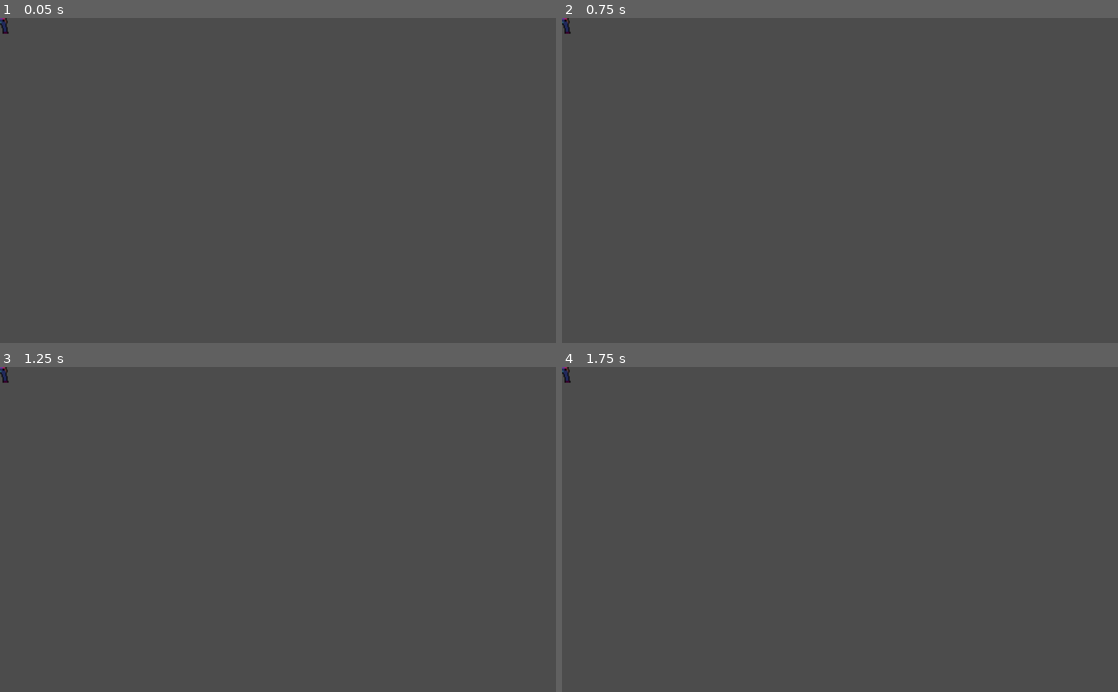
Above: before the commit, frames 1-4 (two rows, left to right).
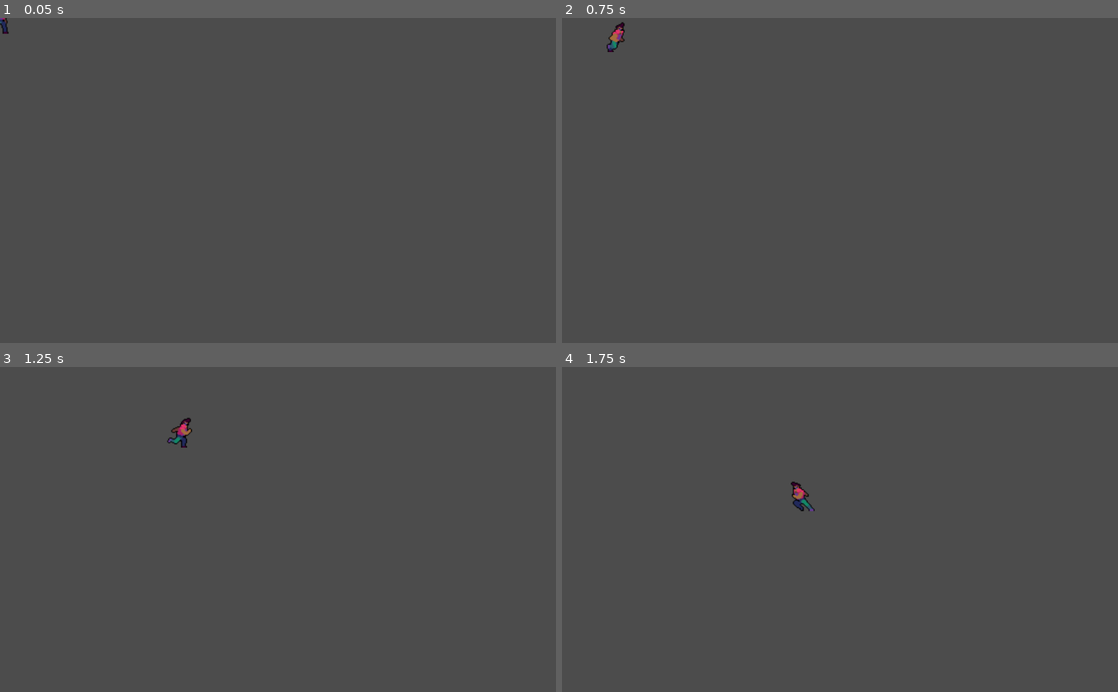
Above: after the commit, the same moments.

Repository: nicholso24/Keyboard-Warrior
Game: Godot game, scene res://Player.tscn
The game is run twice, just before and just after one commit, with the same random seed, the same clock (stepped at 60 frames per second) and the same inputs. This scene is started directly instead of the project's main scene.
Inputs (mouse positions are in pixels of both pictures, inside the frame that each line leads up to):
- Up to frame 1 (0.05 s): no input
- Up to frame 2 (0.75 s): move the mouse to (962, 164) at 0.52 s; press the mouse at (962, 164) at 0.53 s; hold Right (ui_right) from 0.53 s (still down)
- Up to frame 3 (1.25 s): keep holding Right (ui_right)
- Up to frame 4 (1.75 s): move the mouse to (728, 545) at 1.27 s; release Right (ui_right) at 1.28 s; release the mouse at (728, 545) at 1.28 s; hold Down (ui_down) from 1.28 s (still down); tap A (a_key) at 1.35 s; click (728, 545) at 1.55 s

Frame 1 is identical in both runs. In frame 2, 0.2% of the frame differs, in the area x 0-12%, y 0-11%; in frame 3, 0.3%, in the area x 0-35%, y 0-25%; in frame 4, 0.3%.
Error before the commit: Parse Error: The identifier "player" isn't declared in the current scope. (res://Player.gd:34)

Commit message:
Revert "added start/endgame"

Diff:
--- a/Keyboard Warrior/Enemy.tscn
+++ b/Keyboard Warrior/Enemy.tscn
@@ -4,9 +4,10 @@
 [ext_resource path="res://Mob.gd" type="Script" id=2]
 
 [sub_resource type="RectangleShape2D" id=1]
-extents = Vector2( 19, 16 )
+extents = Vector2( 19.5, 16 )
 
-[node name="Mob" type="KinematicBody2D" groups=["mobs"]]
+[node name="Mob" type="KinematicBody2D"]
+collision_layer = 0
 script = ExtResource( 2 )
 
 [node name="Sprite" type="Sprite" parent="."]
@@ -14,4 +15,5 @@
 texture = ExtResource( 1 )
 
 [node name="CollisionShape2D" type="CollisionShape2D" parent="."]
+position = Vector2( -0.5, 0 )
 shape = SubResource( 1 )
--- a/Keyboard Warrior/HUD.gd
+++ /dev/null
@@ -1,28 +0,0 @@
-extends CanvasLayer
-
-signal start_game
-
-func update_score(score):
-	$ScoreLabel.text = str(score)
-
-func show_message(text):
-	$MessageLabel.text = text
-	$MessageLabel.show()
-	$MessageTimer.start()
-
-func show_game_over():
-	show_message("Game Over")
-
-	yield($MessageTimer,"timeout")
-	$MessageLabel.text = "Keyboard Warrior"
-	$MessageLabel.show()
-	yield(get_tree().create_timer(1.0),"timeout")
-	$Button.show()
-func _on_Button_pressed():
-
-	$Button.hide()
-	emit_signal("start_game")
-
-
-func _on_MessageTimer_timeout():
-	$MessageLabel.hide()
--- a/Keyboard Warrior/HUD.tscn
+++ /dev/null
@@ -1,47 +0,0 @@
-[gd_scene load_steps=2 format=2]
-
-[ext_resource path="res://HUD.gd" type="Script" id=1]
-
-[node name="HUD" type="CanvasLayer"]
-script = ExtResource( 1 )
-
-[node name="Button" type="Button" parent="."]
-anchor_left = 0.5
-anchor_top = 1.0
-anchor_right = 0.5
-anchor_bottom = 1.0
-margin_left = -77.0
-margin_top = -134.0
-margin_right = 85.0
-margin_bottom = -56.0
-text = "Start!"
-
-[node name="MessageLabel" type="Label" parent="."]
-anchor_left = 0.5
-anchor_top = 0.5
-anchor_right = 0.5
-anchor_bottom = 0.5
-margin_left = -221.5
-margin_top = -129.5
-margin_right = 221.5
-margin_bottom = 129.5
-text = "Keyboard Warrior"
-align = 1
-valign = 1
-autowrap = true
-
-[node name="MessageTimer" type="Timer" parent="."]
-wait_time = 2.0
-one_shot = true
-
-[node name="ScoreLabel" type="Label" parent="."]
-anchor_left = 0.5
-anchor_right = 0.5
-margin_left = -75.0
-margin_top = 31.0
-margin_right = 78.0
-margin_bottom = 139.0
-align = 1
-
-[connection signal="pressed" from="Button" to="." method="_on_Button_pressed"]
-[connection signal="timeout" from="MessageTimer" to="." method="_on_MessageTimer_timeout"]
--- a/Keyboard Warrior/Main.gd
+++ b/Keyboard Warrior/Main.gd
@@ -1,25 +1,8 @@
 extends Node
 
-var score = 0
+
 var scene = load("res://Robot.tscn")
 
-func _ready():
-	pass
-func new_game():
-	score = 0
-	$StartTimer.start()
-	$HUD.show_message("Get ready gamer!")
-	$Player.start($StartPosition.position)
-	$HUD.update_score(score)
-	yield($StartTimer,"timeout")
-	$ScoreTimer.start()
-	$RobotTimer.start()
-
-func game_over():
-	get_tree().call_group("mobs","queue_free")
-	$ScoreTimer.stop()
-	$RobotTimer.stop()
-	$HUD.show_game_over()
 
 
 func _on_RobotTimer_timeout():
@@ -27,8 +10,3 @@
 	add_child(robot)
 
 	robot.position = $RobotSpawn.get_position()
-
-
-func _on_ScoreTimer_timeout():
-	score += 1
-	$HUD.update_score(score)
--- a/Keyboard Warrior/Main.tscn
+++ b/Keyboard Warrior/Main.tscn
@@ -5,7 +5,6 @@
 [ext_resource path="res://KeyAreaScripts/KeyAreaQ.gd" type="Script" id=3]
 [ext_resource path="res://KeyAreaScripts/KeyAreaP.gd" type="Script" id=4]
 [ext_resource path="res://Player.tscn" type="PackedScene" id=5]
-
 [ext_resource path="res://KeyAreaScripts/KeyAreaW.gd" type="Script" id=6]
 [ext_resource path="res://KeyAreaScripts/KeyAreaE.gd" type="Script" id=7]
 [ext_resource path="res://KeyAreaScripts/KeyAreaR.gd" type="Script" id=8]
@@ -31,7 +30,6 @@
 [ext_resource path="res://KeyAreaScripts/KeyAreaC.gd" type="Script" id=28]
 [ext_resource path="res://KeyAreaScripts/KeyAreaB.gd" type="Script" id=29]
 
-
 [sub_resource type="RectangleShape2D" id=1]
 extents = Vector2( 51.5, 75 )
 
@@ -763,30 +761,16 @@
 shape = SubResource( 1 )
 
 [node name="Player" parent="." instance=ExtResource( 5 )]
-
 position = Vector2( 149, 48 )
 
 [node name="Robot" parent="." instance=ExtResource( 14 )]
 position = Vector2( 840, 40 )
 
-
 [node name="RobotSpawn" type="Position2D" parent="."]
 position = Vector2( 758, 562 )
 
 [node name="RobotTimer" type="Timer" parent="."]
-wait_time = 2.0
-
-[node name="StartPosition" type="Position2D" parent="."]
-position = Vector2( 530, 119 )
-
-[node name="HUD" parent="." instance=ExtResource( 15 )]
-
-[node name="ScoreTimer" type="Timer" parent="."]
-
-[node name="StartTimer" type="Timer" parent="."]
-one_shot = true
-
-[connection signal="hit" from="Player" to="." method="game_over"]
+wait_time = 4.0
+autostart = true
+
 [connection signal="timeout" from="RobotTimer" to="." method="_on_RobotTimer_timeout"]
-[connection signal="start_game" from="HUD" to="." method="new_game"]
-[connection signal="timeout" from="ScoreTimer" to="." method="_on_ScoreTimer_timeout"]
--- a/Keyboard Warrior/Player.gd
+++ b/Keyboard Warrior/Player.gd
@@ -2,14 +2,12 @@
 
 signal hit
 export (int) var speed = 500
-
 
 onready var target = position
 var velocity = Vector2()
 
 func _ready():
 	$AnimatedSprite.play()
-
 
 func _input(event):
 	if event.is_action_pressed("move"):
@@ -22,14 +20,7 @@
 		$AnimatedSprite.animation = "run"
 		$AnimatedSprite.flip_h = velocity.x < 0
 		#velocity = move_and_collide(velocity)
-		var enemy = move_and_collide(velocity * delta)
-		if enemy:
-			hide()
-			$CollisionShape2D.set_deferred("disabled",true)
-			emit_signal("hit")
-
-
-
+		var player = move_and_collide(velocity * delta)
 
 		if player:
 				hide()
@@ -41,8 +32,3 @@
 
 func kill():
 	print("HAHAHA")
-
-func start(new_position):
-	position = new_position
-	show()
-	$CollisionShape2D.disabled = false
--- a/Keyboard Warrior/Player.tscn
+++ b/Keyboard Warrior/Player.tscn
@@ -19,7 +19,7 @@
 [ext_resource path="res://Sprites/PC_Death/tile005.png" type="Texture" id=19]
 
 [sub_resource type="RectangleShape2D" id=1]
-extents = Vector2( 31, 32 )
+extents = Vector2( 28, 28.5 )
 
 [sub_resource type="SpriteFrames" id=2]
 animations = [ {
@@ -43,7 +43,7 @@
 script = ExtResource( 2 )
 
 [node name="CollisionShape2D" type="CollisionShape2D" parent="."]
-position = Vector2( -1, 0 )
+position = Vector2( 1, -0.5 )
 shape = SubResource( 1 )
 
 [node name="AnimatedSprite" type="AnimatedSprite" parent="."]
--- a/Keyboard Warrior/Robot.tscn
+++ b/Keyboard Warrior/Robot.tscn
@@ -6,7 +6,7 @@
 [sub_resource type="RectangleShape2D" id=1]
 extents = Vector2( 19.5, 16 )
 
-[node name="Robot" type="KinematicBody2D" groups=["mobs"]]
+[node name="Robot" type="KinematicBody2D"]
 script = ExtResource( 2 )
 
 [node name="CollisionShape2D" type="CollisionShape2D" parent="."]
